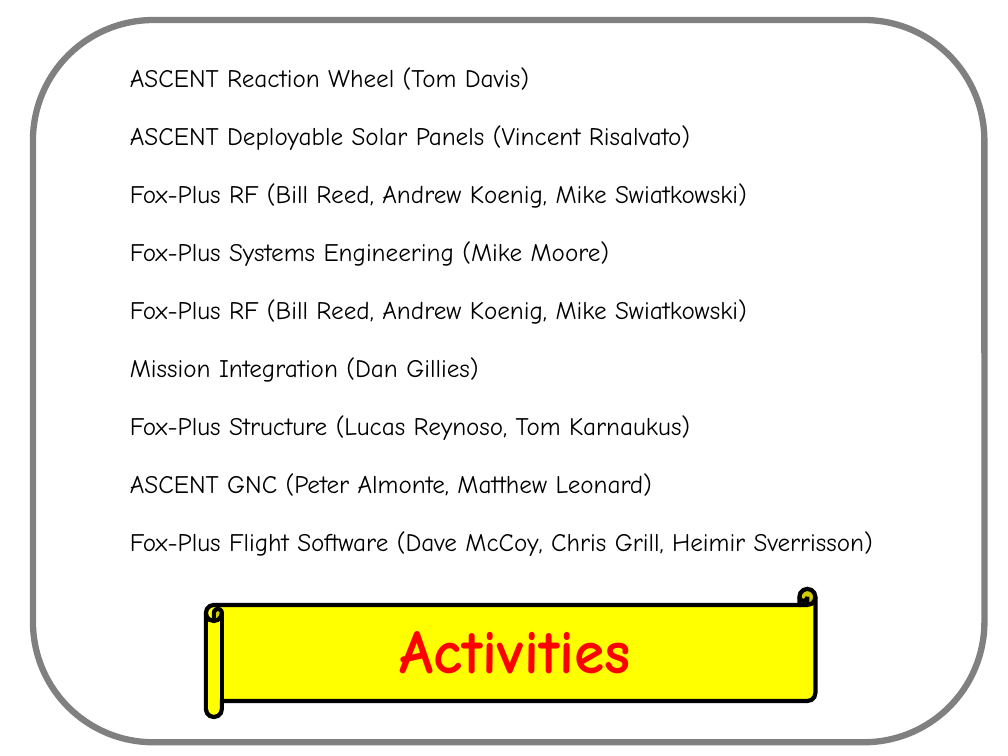
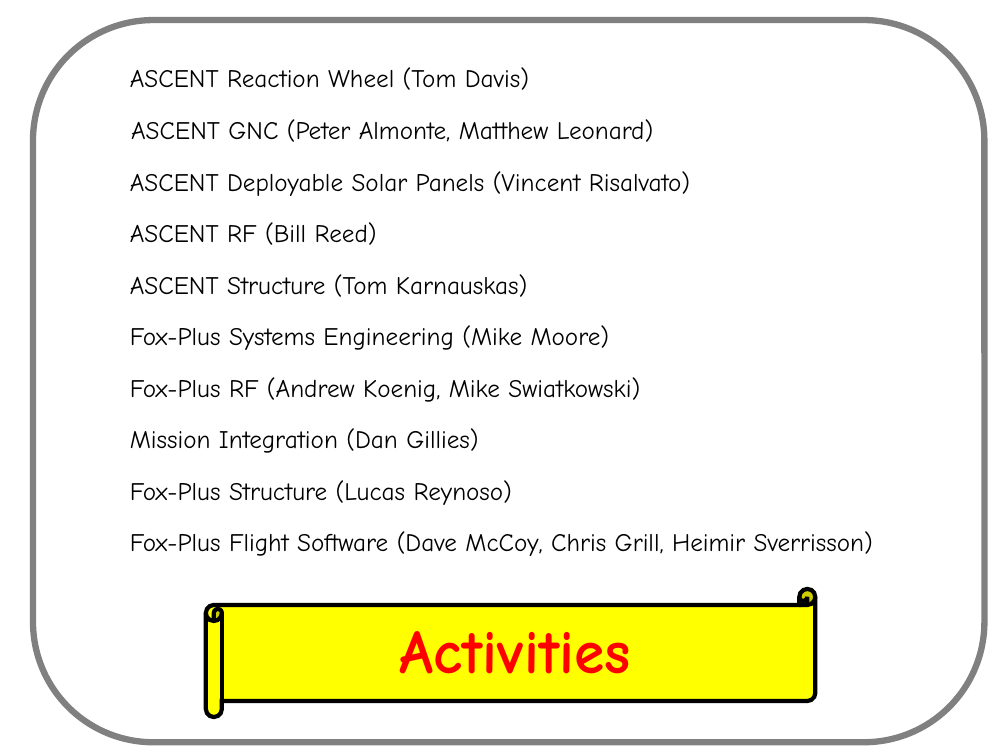
Before and after one commit to AMSAT-NA/fox-plus, a slide deck: slide 4 of weekly_engineering_meetings/2022-07-27/ASCENT-FOX+ Slide.pptx. Drawn at 1008x756 pixels with LibreOffice and Linux fonts; fonts in the diff are those of the drawing. Boxes give left, top, right and bottom in pixels: in the first picture for what was removed or moved away, otherwise in the second. Text is boxed around its words. In the diff, an @@ line names an element or a change of style, - is before the commit and + after.

Commit message:
Add recent engineering meeting slides

```diff
--- a/weekly_engineering_meetings/2022-07-27/ASCENT-FOX+ Slide.pptx
+++ b/weekly_engineering_meetings/2022-07-27/ASCENT-FOX+ Slide.pptx
@@ rounded rectangle at (33,20,985,742): proportions changed @@
@@ text "ASCENT GNC (Peter Almonte, Matthew ...": place and size @@
-text "ASCENT GNC (Peter Almonte, Matthew ..." at (130,473,652,496)
+text "ASCENT GNC (Peter Almonte, Matthew ..." at (131,119,653,142)
@@ text "ASCENT Deployable Solar Panels (Vincent ...": place and size @@
-text "ASCENT Deployable Solar Panels (Vincent ..." at (130,125,690,150)
+text "ASCENT Deployable Solar Panels (Vincent ..." at (130,171,690,196)
@@ text at (130,222,377,245): text changed @@
-Fox-Plus RF (Bill Reed, Andrew Koenig, Mike Swiatkowski)
+ASCENT RF (Bill Reed)
@@ text added at (130,274,527,297), 18 pt, text #000000 @@
+ASCENT Structure (Tom Karnauskas)
@@ text "Fox-Plus Systems Engineering (Mike Moore)": place and size @@
-text "Fox-Plus Systems Engineering (Mike Moore)" at (130,241,610,266)
+text "Fox-Plus Systems Engineering (Mike Moore)" at (130,325,610,350)
@@ text at (130,377,640,402): text changed @@
-Fox-Plus RF (Bill Reed, Andrew Koenig, Mike Swiatkowski)
+Fox-Plus RF (Andrew Koenig, Mike Swiatkowski)
@@ text "Mission Integration (Dan Gillies)": place and size @@
-text "Mission Integration (Dan Gillies)" at (130,357,478,382)
+text "Mission Integration (Dan Gillies)" at (130,428,478,453)
@@ text at (130,480,512,505): text changed @@
-Fox-Plus Structure (Lucas Reynoso, Tom Karnaukus)
+Fox-Plus Structure (Lucas Reynoso)
```
Also in this commit, not shown: 3 other slides changed, 1 other file.
